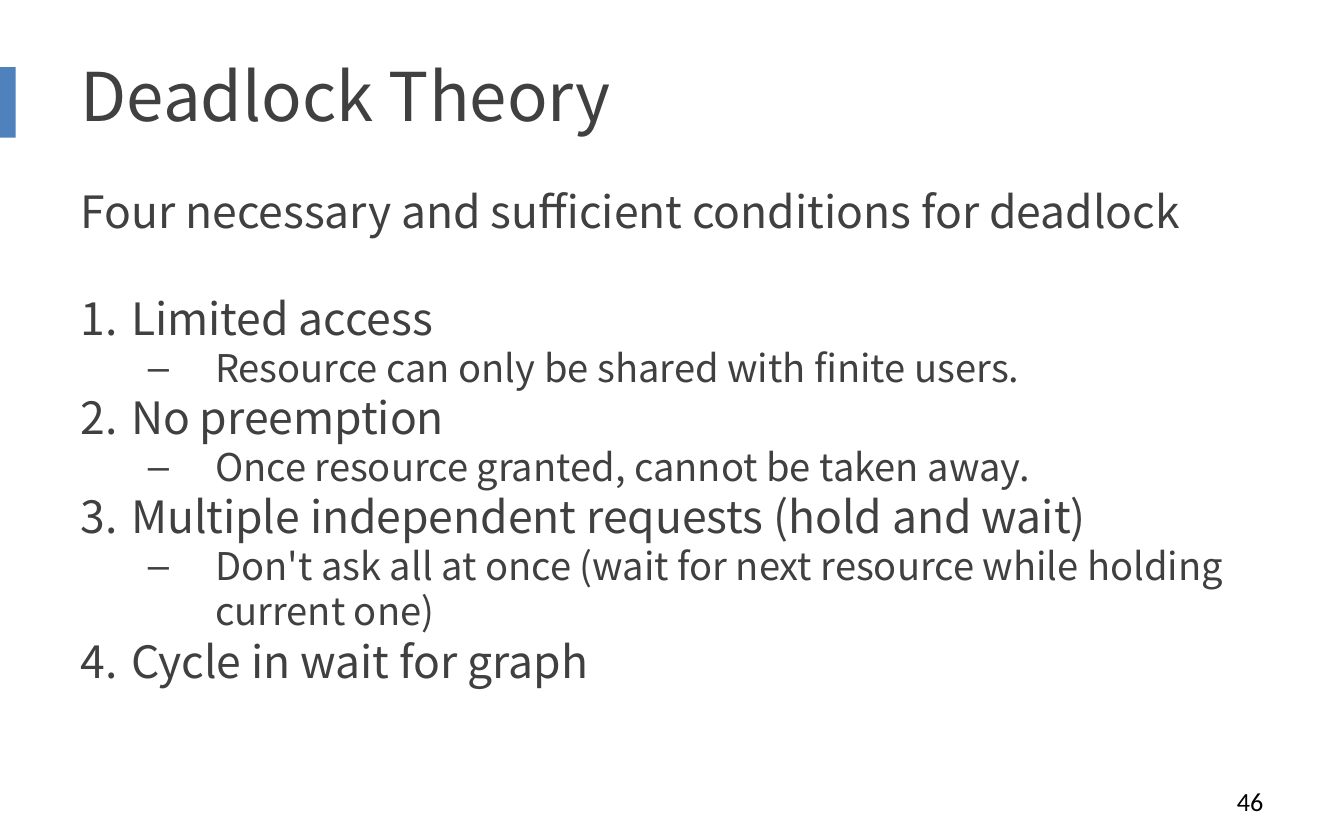
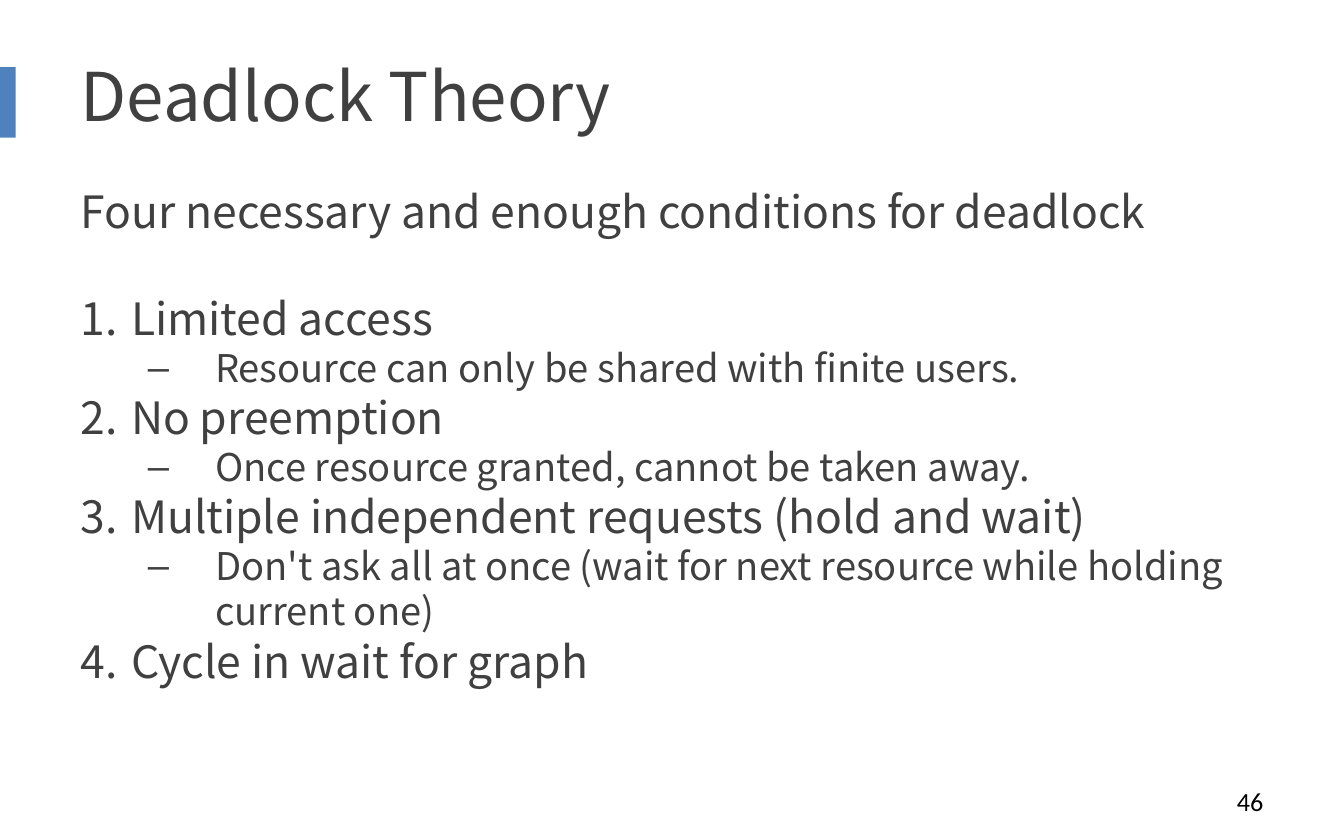
Before and after one commit to yepengpeng-1/2019-2020-autumn-semester, a slide deck: slide 46 of SE-227/slides/CSE-16 Lock.pptx. Drawn at 1344x840 pixels with LibreOffice and Linux fonts; fonts in the diff are those of the drawing. Boxes give left, top, right and bottom in pixels: in the first picture for what was removed or moved away, otherwise in the second. Text is boxed around its words. In the diff, an @@ line names an element or a change of style, - is before the commit and + after.

Commit message:
[add] complete lecture 16 review

```diff
--- a/SE-227/slides/CSE-16 Lock.pptx
+++ b/SE-227/slides/CSE-16 Lock.pptx
@@ text at <box>81,192,1146,239</box>: text changed @@
-Four necessary and sufficient conditions for deadlock
+Four necessary and enough conditions for deadlock
```
Also in this commit, not shown: 16 other files.
